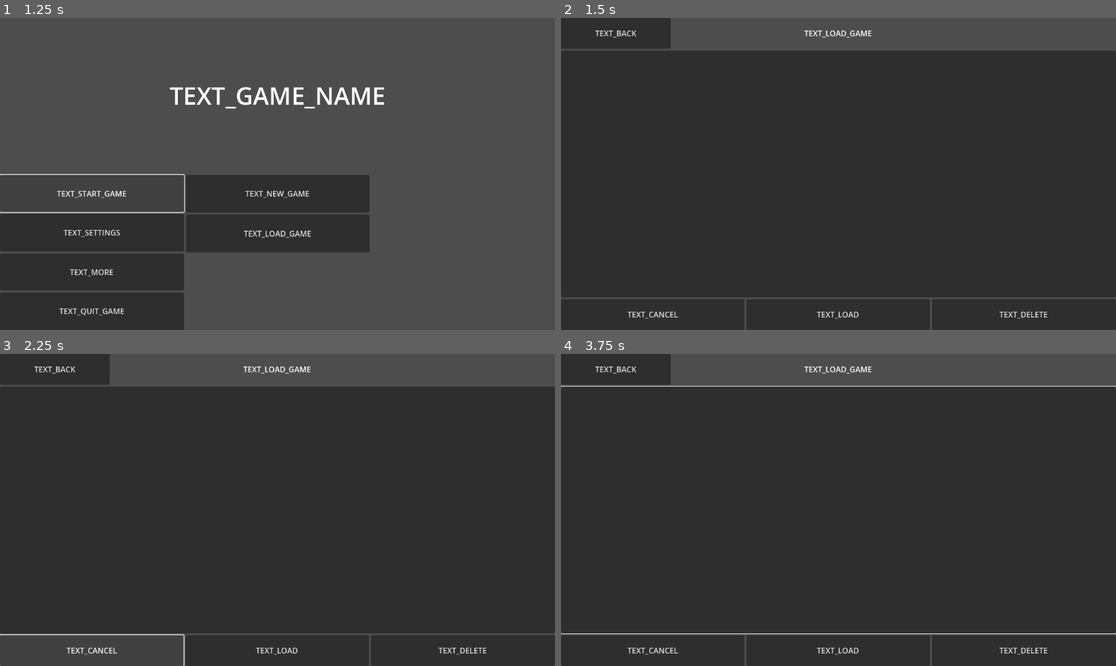
Above: before the commit, frames 1-4 (two rows, left to right).
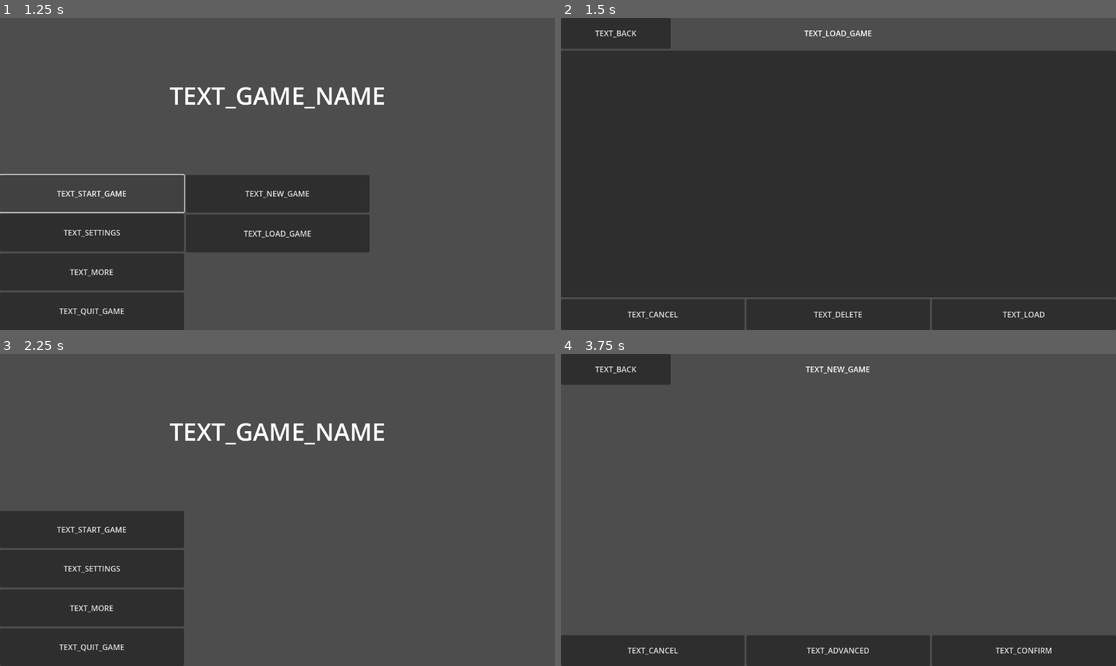
Above: after the commit, the same moments.

Repository: Neutron12138/Game-Framework-old
Game: Godot game, scene res://interfaces/blank.tscn
Same seed, same stepped clock (60 frames per second), same inputs: the game is played once before the commit and once after it.
Inputs (mouse positions are in pixels of both pictures, inside the frame that each line leads up to):
- Up to frame 1 (1.25 s): click "TEXT_START_GAME" at 0.5 s
- Up to frame 2 (1.5 s): click "TEXT_LOAD_GAME" at 1.25 s
- Up to frame 3 (2.25 s): click "TEXT_CANCEL" at 2 s
- Up to frame 4 (3.75 s): click (655, 528) at 2.75 s, where only the run after the commit has a clickable "TEXT_START_GAME"; click (838, 528) at 3.5 s, where only the run after the commit has a clickable "TEXT_NEW_GAME"

Frame 1 is identical in both runs. In frame 2, 0.2% of the frame differs, in the area x 45-88%, y 93-97%; in frame 3, 76%; in frame 4, 80%, in the area x 0-100%, y 4-97%.

Commit message:
Add files via upload

Diff:
--- a/global/constants.gd
+++ b/global/constants.gd
@@ -13,11 +13,11 @@
 }
 const GAME_FRAMEWORK_VERSION : Dictionary = {
 	"major" : 0,
-	"minor" : 0,
+	"minor" : 1,
 	"revision" : 0,
 	"status" : "",
-	"hex" : 0 << 16 & 0 << 8 & 0 << 0,
-	"string" : "0.0.0"
+	"hex" : 0 << 16 & 1 << 8 & 0 << 0,
+	"string" : "0.1.0"
 }
 
 
--- /dev/null
+++ b/global/game_data.gd
@@ -0,0 +1,2 @@
+class_name GameData
+extends RefCounted
--- a/interfaces/user_interfaces/load_game.gd
+++ b/interfaces/user_interfaces/load_game.gd
@@ -14,3 +14,15 @@
 
 func _on_header_back_request() -> void:
 	SceneTreeUtilities.temp_scene_back(previous_scene)
+
+
+func _on_cancel_pressed() -> void:
+	SceneTreeUtilities.temp_scene_back(previous_scene)
+
+
+func _on_delete_pressed() -> void:
+	pass
+
+
+func _on_load_pressed() -> void:
+	pass
--- a/interfaces/user_interfaces/load_game.tscn
+++ b/interfaces/user_interfaces/load_game.tscn
@@ -32,14 +32,17 @@
 size_flags_horizontal = 3
 text = "TEXT_CANCEL"
 
+[node name="delete" type="Button" parent="HBoxContainer"]
+layout_mode = 2
+size_flags_horizontal = 3
+text = "TEXT_DELETE"
+
 [node name="load" type="Button" parent="HBoxContainer"]
 layout_mode = 2
 size_flags_horizontal = 3
 text = "TEXT_LOAD"
 
-[node name="delete" type="Button" parent="HBoxContainer"]
-layout_mode = 2
-size_flags_horizontal = 3
-text = "TEXT_DELETE"
-
 [connection signal="back_request" from="Header" to="." method="_on_header_back_request"]
+[connection signal="pressed" from="HBoxContainer/cancel" to="." method="_on_cancel_pressed"]
+[connection signal="pressed" from="HBoxContainer/delete" to="." method="_on_delete_pressed"]
+[connection signal="pressed" from="HBoxContainer/load" to="." method="_on_load_pressed"]
--- a/project.godot
+++ b/project.godot
@@ -21,8 +21,6 @@
 
 SceneTreeUtilities="*res://utilities/scene_tree_utilities.gd"
 GameUtilities="*res://utilities/game_utilities.gd"
-Modifier="*res://global/modifier.gd"
-Global="*res://global/global.gd"
 
 [display]
 
--- a/utilities/scene_tree_utilities.gd
+++ b/utilities/scene_tree_utilities.gd
@@ -14,6 +14,8 @@
 
 	window.connect("close_requested", make_quit_confirmation)
 	change_to_new_scene.call_deferred(Resources.StartMenu.instantiate())
+
+	ModificationUtilities.initialize_mods(ModificationUtilities.mod_initializers, scene_tree)
 
 
 
